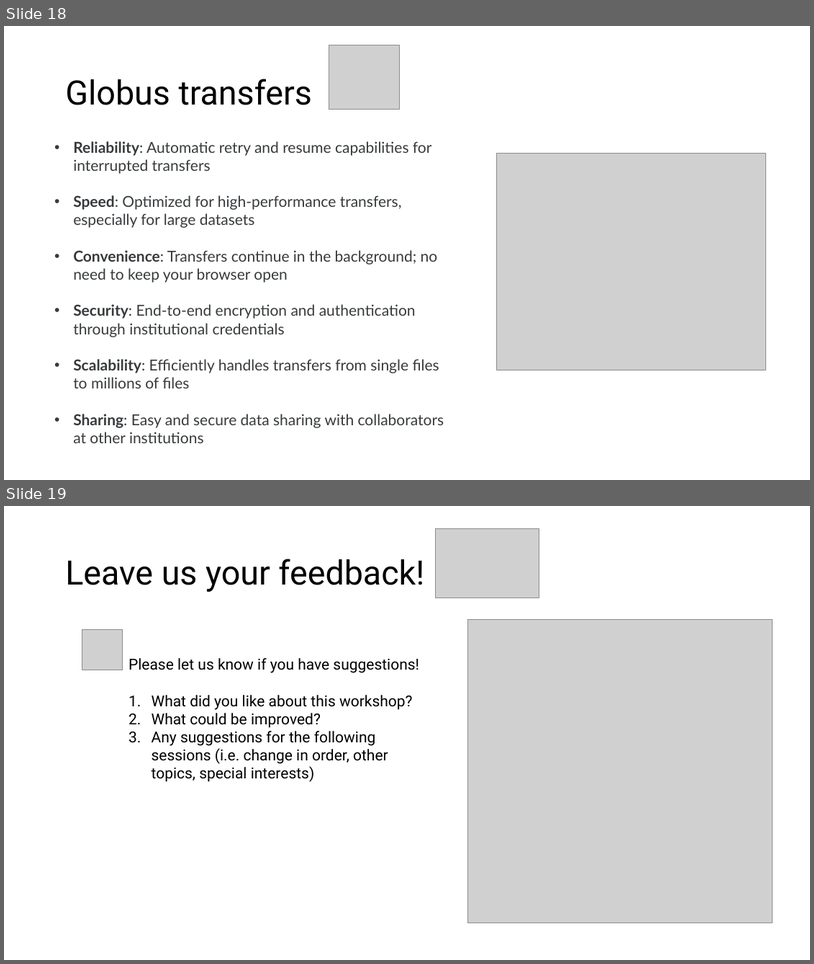
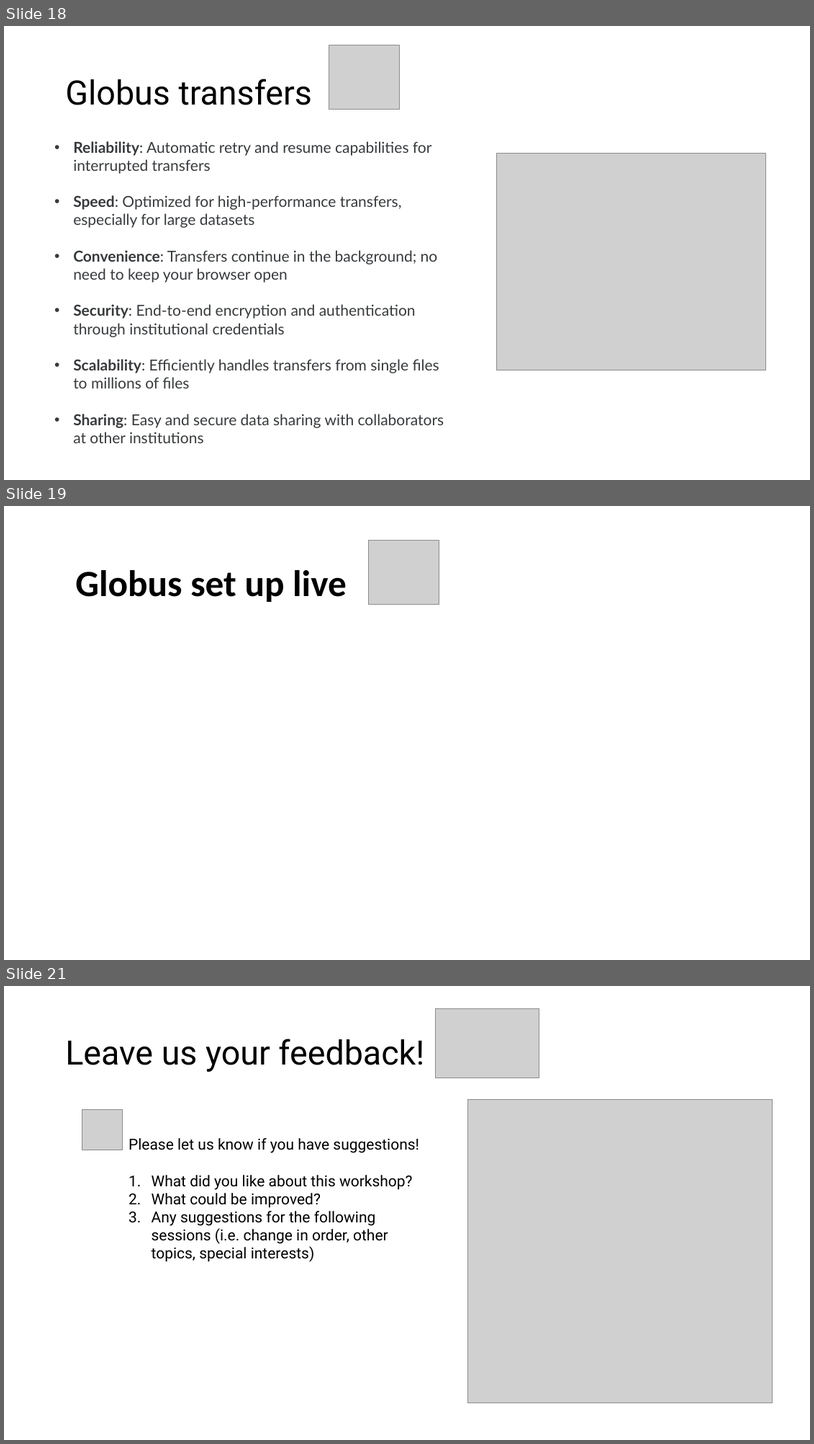
Before and after one commit to hurwitzlab/brc_hazel_training, a slide deck: slides/brc_hazel_week_d4.pptx. Shown one above the other, each under a label of ours: slides 18 and 19 before the commit, slides 18, 19 and 21 after it; the slides between them are not shown. The pictures are 814x964 and 814x1444 pixels, drawn with LibreOffice and Linux fonts; fonts in the diff are those of the drawing; grey boxes stand for pictures. Boxes give left, top, right and bottom in pixels: in the first picture for what was removed or moved away, otherwise in the second. Text is boxed around its words. In the diff, an @@ line names an element or a change of style, - is before the commit and + after.

```diff
--- a/slides/brc_hazel_week_d4.pptx
+++ b/slides/brc_hazel_week_d4.pptx
@@ slide 19 added at (x1=4, y1=506, x2=810, y2=960), background #FFFFFF @@
@@ picture added at (x1=369, y1=541, x2=440, y2=605) @@
@@ text added at (x1=75, y1=570, x2=347, y2=602), 44 pt, text #000000, bold @@
+Globus set up live
@@ what was slide 19 is now slide 21 @@
```
Also in this commit, not shown: 2 slides changed, 1 other slide added, 2 other files.
